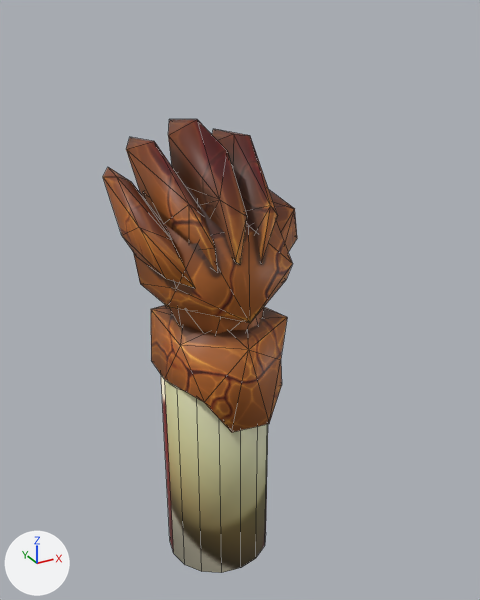
An edit to the FBX model Assets/Modeling/Pins/Pin 23.fbx, drawn before and after from the same camera.
The view is the same before and after, from a camera (50 mm lens) standing at (-1.19, -2.39, 1.5) and looking at (0.15, 0.04, 0.29). Every picture has the same lights, and +X, +Y and +Z are marked at lower left. Mesh edges are drawn as thin lines. Where no turn or scale is listed for an object, it has been applied to the vertices.

Before the edit, the objects in view are built like this:
```python
mat_material_001 = principled_material('Material.001')
mat_material_001.texture = img_fist4_1_1_basecolor_png
me_cylinder = bpy.data.meshes.new('Cylinder')
me_cylinder.from_pydata(...)  # a 16-sided cylinder along z spanning x -0.25..0.25, y -0.241..0.241, z -1.0..0.0
me_cylinder.materials.append(mat_material)  # picture img_pin_22_png
me_fist4_1_l = bpy.data.meshes.new('Fist4_1_L')
me_fist4_1_l.from_pydata(...)  # 150 vertices, 195 faces; spans x -0.398..0.455, y -0.337..0.388, z -0.136..1.085
me_fist4_1_l.materials.append(mat_material_001)  # picture img_fist4_1_1_basecolor_png
ob_cylinder = bpy.data.objects.new('Cylinder', me_cylinder)
ob_cylinder.location = (0.0, 0.0, 0.0)
ob_fist4_1_l = bpy.data.objects.new('Fist4_1_L', me_fist4_1_l)
ob_fist4_1_l.location = (0.0, 0.0, 0.0)
```
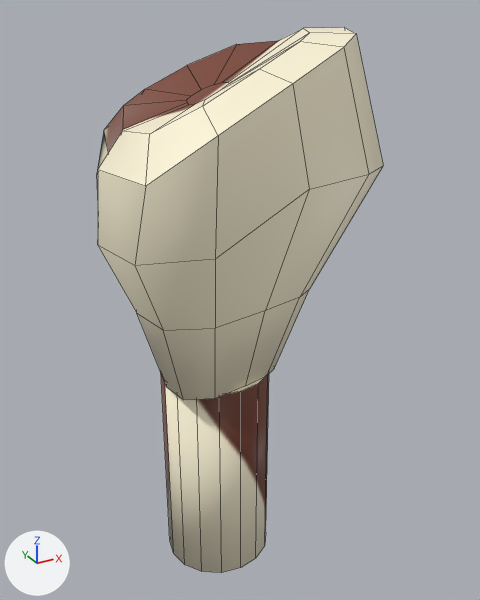
The newer file is also turned or shifted as a whole; pictures and numbers use the older file's frame.

Where the change shows, as pixel boxes [x1, y1, x2, y2] in the pictures (480 x 600 px):
```json
{"object": "Ham", "change": "added", "after": [97, 27, 383, 400]}
{"object": "Fist4_1_L", "change": "deleted", "before": [103, 119, 297, 432], "on screen": "brown"}
{"object": "Cylinder", "change": "surface changed, recoloured", "before": [161, 374, 269, 571], "after": [161, 374, 269, 571], "on screen": "beige to white"}
{"part": 1, "of": "me_cylinder", "change": "surface changed", "before": [161, 375, 268, 573], "after": [161, 374, 269, 573], "on screen": "beige to white"}
```

Scene script edits in JSON lines:
```json
{"op": "add", "block": "img_pin_23_png", "code": ["img_pin_23_png = load_image('Pin 23.png', '../../Sprites/Icons/Pins/Pin 23.png', 256, 256, 'sRGB')"]}
{"op": "set", "path": "mat_material_001.texture", "old": "img_fist4_1_1_basecolor_png", "new": "img_pin_23_png"}
{"block": "me_cylinder", "where": "me_cylinder.from_pydata(...)  # 32 vertices, 18 faces; spans x -0.25..0.25, y -0.241..0.241, z -1.0..0.0"}
{"block": "me_cylinder", "where": "# used by ob_cylinder; location = (0.0, 0.0, 0.0)"}
{"op": "remove", "block": "me_cylinder", "code": "me_cylinder.materials.append(mat_material)  # picture img_pin_22_png"}
{"block": "me_cylinder", "change": "me_cylinder part 1: texture (UV) coordinates of 18 of 18 faces, centred in x -0.24..0.24, y -0.232..0.232, z -1.0..0.0, changed; they spanned u 0.25..0.59, v 0.11..0.46 and now span u 0.49..0.99, v 0.07..0.57"}
{"op": "add", "block": "me_cylinder", "code": "me_cylinder.materials.append(mat_material_001)  # picture img_pin_23_png"}
{"op": "add", "block": "me_circle_015", "code": ["me_circle_015 = bpy.data.meshes.new('Circle.015')", "me_circle_015.from_pydata(...)  # 78 vertices, 67 faces; spans x -0.531..0.685, y -0.516..0.609, z -0.002..1.43", "me_circle_015.materials.append(mat_material_001)  # picture img_pin_23_png"]}
{"op": "remove", "block": "ob_fist4_1_l", "code": ["ob_fist4_1_l = bpy.data.objects.new('Fist4_1_L', me_fist4_1_l)", "ob_fist4_1_l.location = (0.0, 0.0, 0.0)"]}
{"op": "add", "block": "ob_ham", "code": ["ob_ham = bpy.data.objects.new('Ham', me_circle_015)", "ob_ham.location = (0.0, 0.0, 0.0)"]}
```
